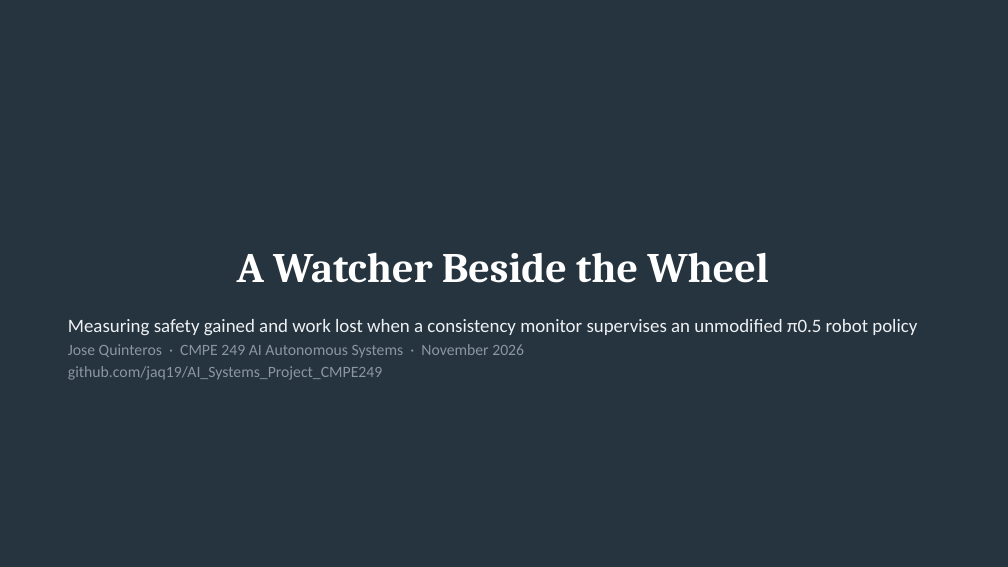
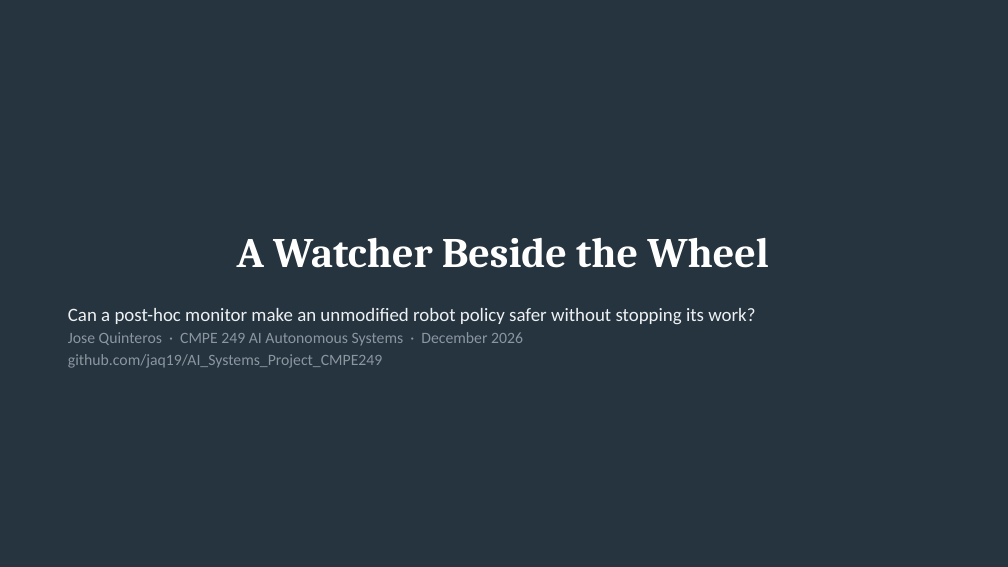
Before and after one commit to jaq19/AI_Systems_Project_CMPE249, a slide deck: slide 1 of deliverables/VLA_Watcher_Slides_Quinteros.pptx. Drawn at 1008x567 pixels with LibreOffice and Linux fonts; fonts in the diff are those of the drawing. Boxes give left, top, right and bottom in pixels: in the first picture for what was removed or moved away, otherwise in the second. Text is boxed around its words. In the diff, an @@ line names an element or a change of style, - is before the commit and + after.

```diff
--- a/deliverables/VLA_Watcher_Slides_Quinteros.pptx
+++ b/deliverables/VLA_Watcher_Slides_Quinteros.pptx
@@ title "A Watcher Beside the Wheel": place and size @@
-title "A Watcher Beside the Wheel" at box(237, 252, 768, 283)
+title "A Watcher Beside the Wheel" at box(237, 237, 768, 268)
@@ text "Can a post-hoc monitor make ...": place and size @@
-text "Can a post-hoc monitor make ..." at box(68, 319, 917, 380)
+text "Can a post-hoc monitor make ..." at box(68, 308, 755, 368)
@@ text at box(68, 308, 755, 345): text changed @@
-Measuring safety gained and work lost when a consistency monitor supervises an unmodified π0.5 robot policy
-Jose Quinteros · CMPE 249 AI Autonomous Systems · November 2026
+Can a post-hoc monitor make an unmodified robot policy safer without stopping its work?
+Jose Quinteros · CMPE 249 AI Autonomous Systems · December 2026
```
Also in this commit, not shown: 9 other slides changed, 10 slides added, 3 slides removed.
